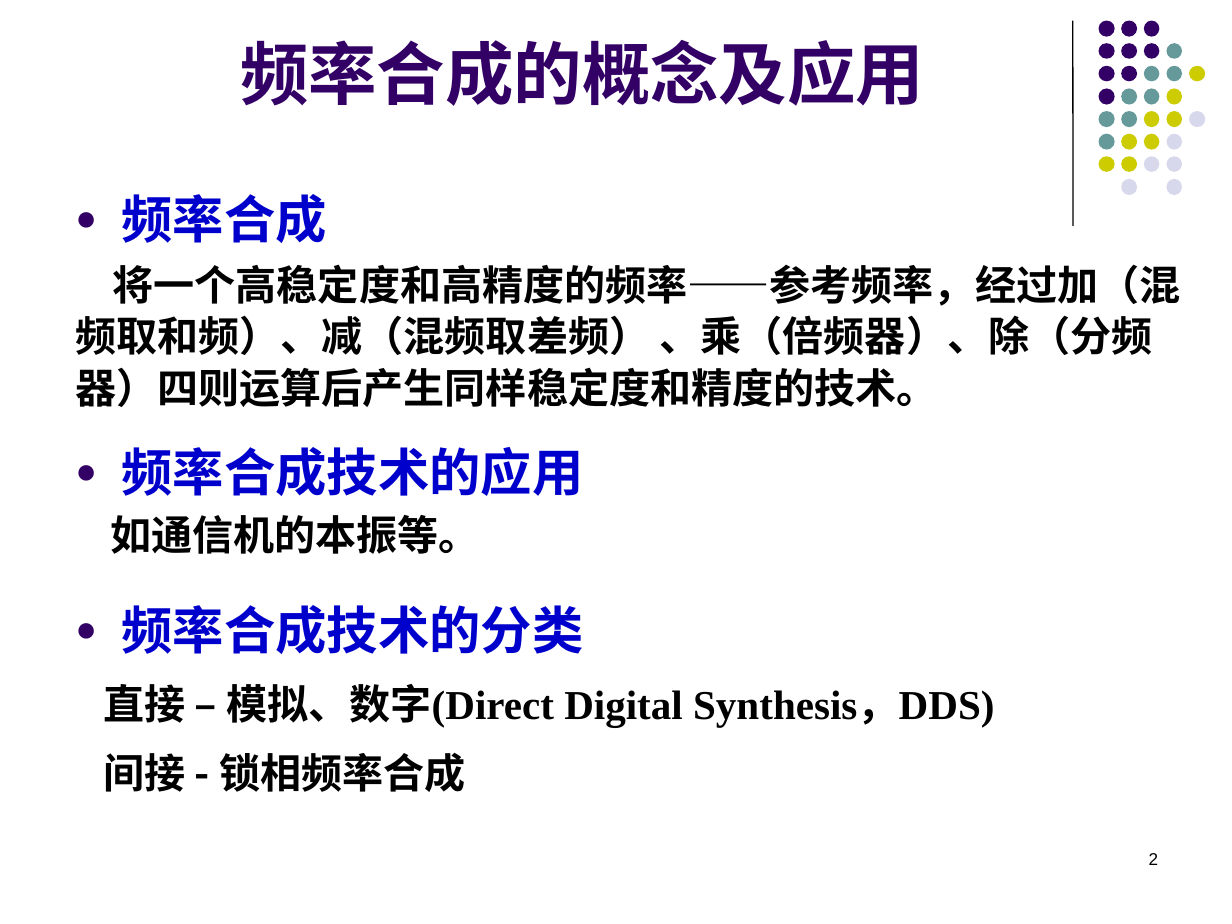
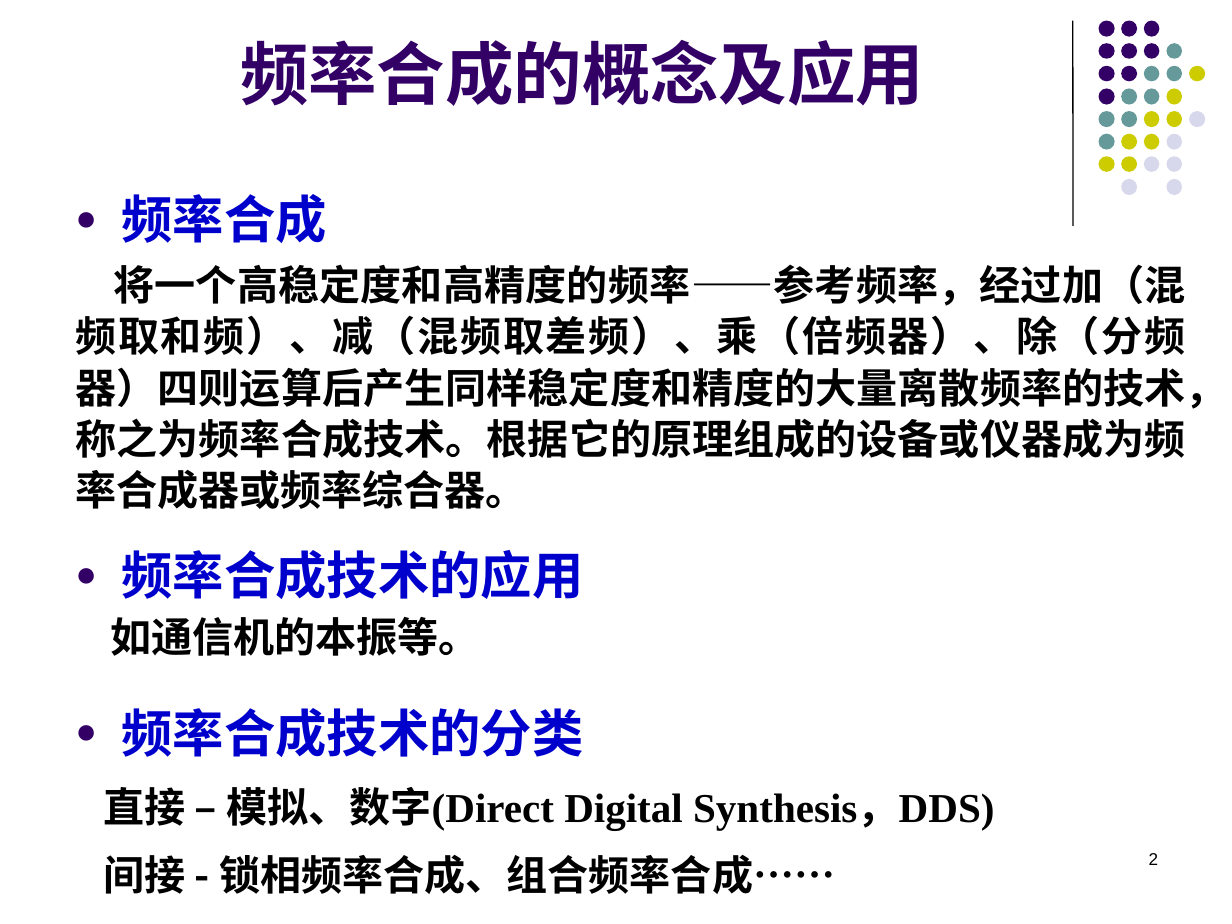
Before and after one commit to lyMeiSEU/ly_schoolhelper, a slide deck: slide 2 of 通信电子/第七章 频率合成器.pptx. Drawn at 1232x924 pixels with LibreOffice and Linux fonts; fonts in the diff are those of the drawing; background and template pictures are left out. Boxes give left, top, right and bottom in pixels: in the first picture for what was removed or moved away, otherwise in the second. Text is boxed around its words. In the diff, an @@ line names an element or a change of style, - is before the commit and + after.

```diff
--- a/通信电子/第七章 频率合成器.pptx
+++ b/通信电子/第七章 频率合成器.pptx
@@ text at [75, 264, 1226, 509]: text changed @@
-将一个高稳定度和高精度的频率——参考频率，经过加（混频取和频）、减（混频取差频） 、乘（倍频器）、除（分频器）四则运算后产生同样稳定度和精度的技术。
+将一个高稳定度和高精度的频率——参考频率，经过加（混频取和频）、减（混频取差频）、乘（倍频器）、除（分频器）四则运算后产生同样稳定度和精度的大量离散频率的技术，称之为频率合成技术。根据它的原理组成的设备或仪器成为频率合成器或频率综合器。
@@ text at [103, 753, 465, 792]: text changed @@
-间接 - 锁相频率合成
+间接 - 锁相频率合成、组合频率合成……
```
Also in this commit, not shown: 12 other slides changed, 3 slides added, 39 other files.
